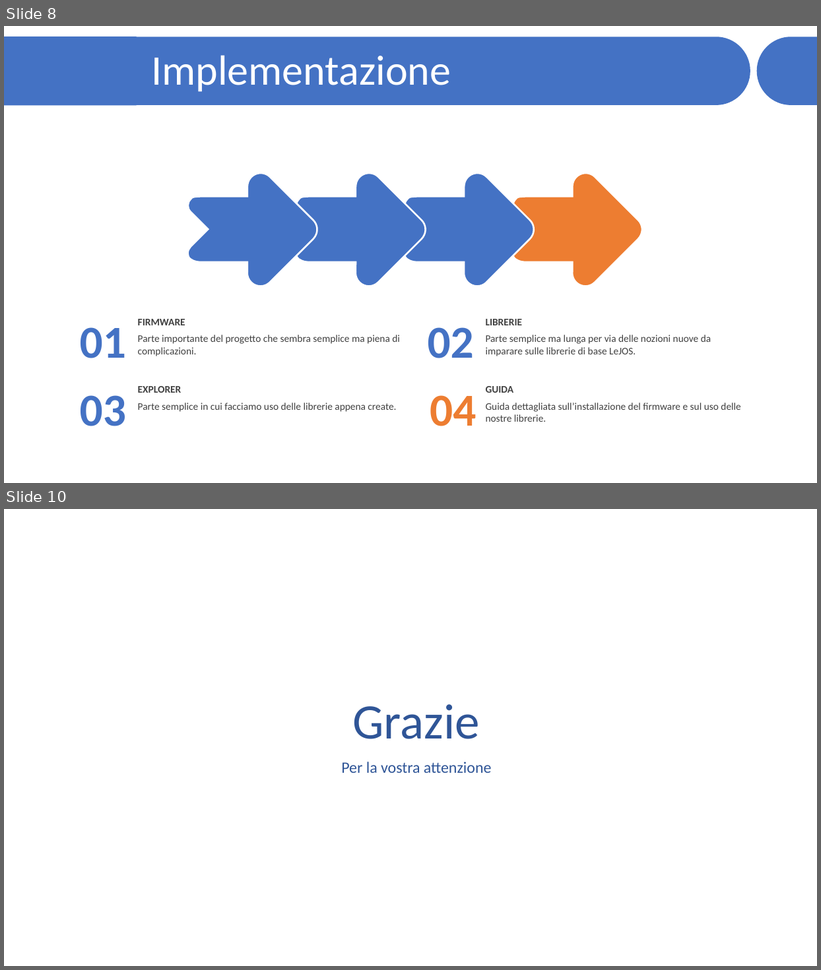
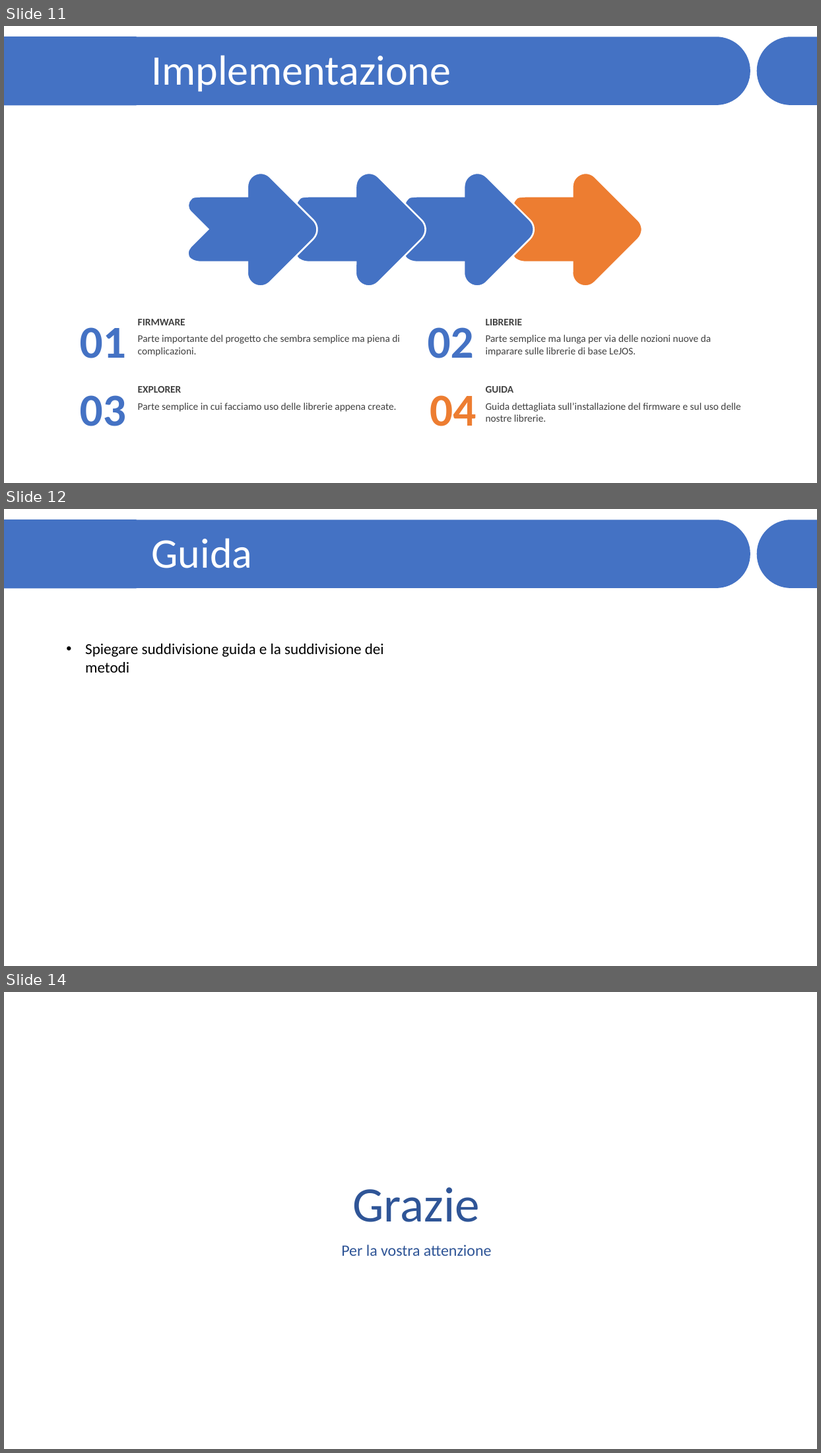
Before and after one commit to JariNaeser/Progetto2, a slide deck: presentazione/Presentazione - Näser Gübeli.pptx. Shown one above the other, each under a label of ours: slides 8 and 10 before the commit, slides 11, 12 and 14 after it; the slides between them are not shown. The pictures are 821x970 and 821x1453 pixels, drawn with LibreOffice and Linux fonts; fonts in the diff are those of the drawing; background and template pictures are left out. Boxes give left, top, right and bottom in pixels: in the first picture for what was removed or moved away, otherwise in the second. Text is boxed around its words. In the diff, an @@ line names an element or a change of style, - is before the commit and + after.

```diff
--- a/presentazione/Presentazione - Näser Gübeli.pptx
+++ b/presentazione/Presentazione - Näser Gübeli.pptx
@@ slide 12 added at [4,509,817,966], background #FFFFFF; not listed: 3 template elements that a slide beside it also shows @@
@@ rectangle added at [4,520,137,588], fill #4472C4 @@
@@ text added at [152,538,253,568], 50 pt, text #FFFFFF @@
+Guida
@@ text added at [85,644,384,673], 18 pt, text #000000 @@
+• Spiegare suddivisione guida e la suddivisione dei metodi
@@ what was slide 8 is now slide 11 @@
@@ what was slide 10 is now slide 14 @@
```
Also in this commit, not shown: 4 slides changed, 5 other slides added, 2 slides removed.
